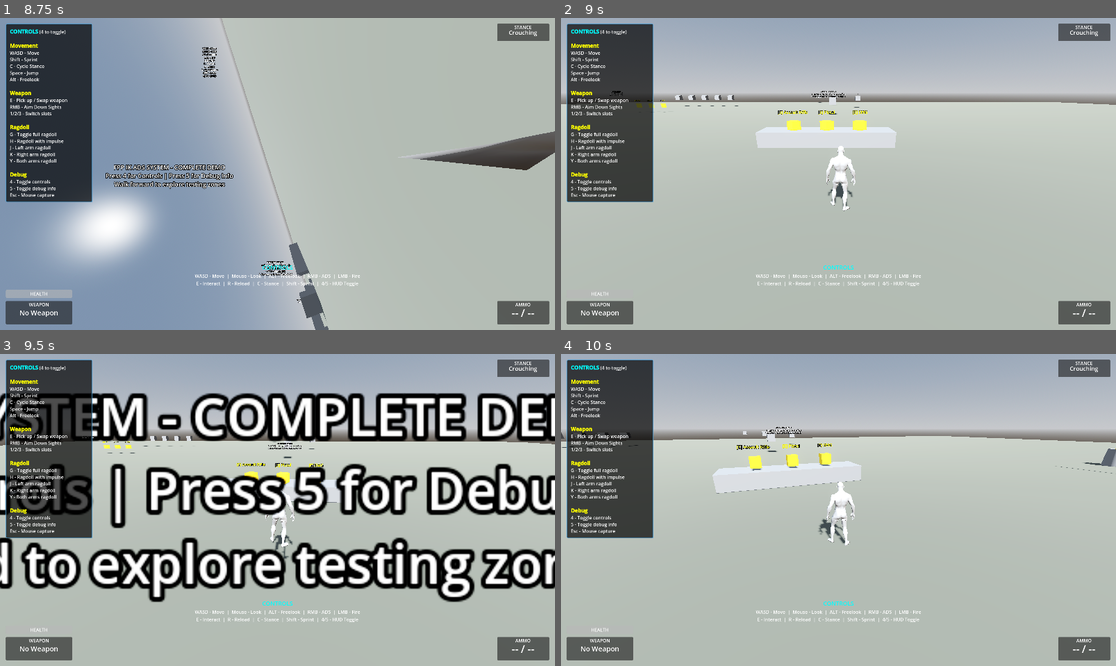
Above: before the commit, frames 1-4 (two rows, left to right).
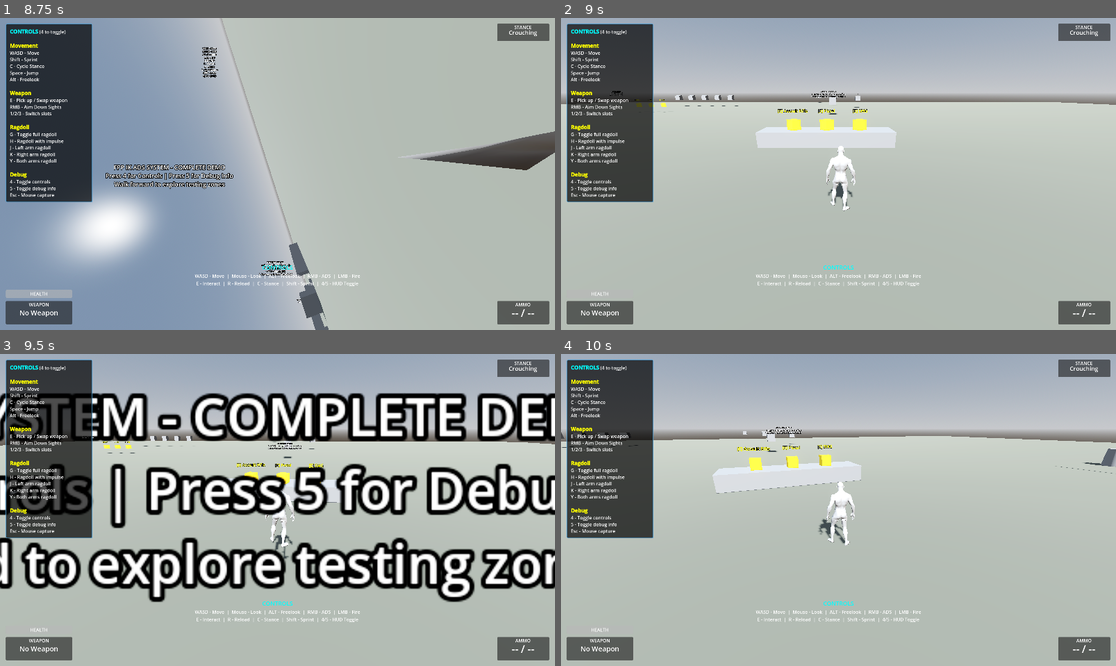
Above: after the commit, the same moments.

Repository: lmf-git/fpp-ik-ads
Game: Godot game, scene res://scenes/enhanced_demo.tscn
Same seed, same stepped clock (60 frames per second), same inputs: the game is played once before the commit and once after it.
Inputs (mouse positions are in pixels of both pictures, inside the frame that each line leads up to):
- Up to frame 1 (8.75 s): tap Enter at 0.5 s; move the mouse to (305, 174) at 0.52 s; hold W (move_forward) 0.53-5.78 s; tap E (interact) at 0.6, 1.55, 2.3, 3.05, 3.8, 4.35, 5.3, 6.05, 6.8, 7.55, 8.3 s; click (305, 174) at 0.67 s; tap Space (jump) at 0.77, 1.52, 3.02, 3.77, 4.52, 6.02, 6.77, 7.52 s; move the mouse to (249, 174) at 1.27 s; right-click (249, 174) at 1.35 s; move the mouse to (288, 167) at 2.02 s; tap C (crouch) at 2.1 s; move the mouse to (271, 180) at 2.77 s; click (271, 180) at 2.85 s; move the mouse to (316, 177) at 3.52 s; hold Alt (freelook) 3.53-4.28 s; move the mouse to (233, 170) at 4.27 s; move the mouse to (283, 174) at 5.02 s; hold Shift (sprint) 5.03-5.78 s; click (283, 174) at 5.17 s; move the mouse to (255, 167) at 5.77 s; hold D (move_right) 5.78-6.53 s; tap N at 5.85 s; move the mouse to (305, 174) at 6.52 s; hold W (move_forward) from 6.53 s (still down); tap I at 6.6 s; move the mouse to (249, 174) at 7.27 s; tap T at 7.35 s; click (249, 174) at 7.42 s; move the mouse to (288, 167) at 8.02 s; tap V at 8.1 s
- Up to frame 2 (9 s): move the mouse to (832, 180) at 8.77 s; release W (move_forward) at 8.78 s; hold A (move_left) from 8.78 s (still down); tap O at 8.85 s
- Up to frame 3 (9.5 s): keep holding A (move_left); tap Space (jump) at 9.02 s; tap E (interact) at 9.05 s
- Up to frame 4 (10 s): move the mouse to (877, 513) at 9.52 s; release A (move_left) at 9.53 s; hold W (move_forward) from 9.53 s (still down); tap B at 9.6 s; click (877, 513) at 9.67 s; tap Space (jump) at 9.77 s; tap E (interact) at 9.8 s

Frame 1 is identical in both runs. In frame 2, 0.2% of the frame differs, in the area x 13-56%, y 26-34%; in frame 3, less than 0.1%; in frame 4, 0.2%, in the area x 31-100%, y 28-38%.

Commit message:
Fix weapon pickup collision detection and add visual feedback
Collision Layer Fix (ROOT CAUSE):
- Weapon pickups now on collision layer 2 (was default layer 1)
- InteractionRay collision_mask changed from 3 to 2 (only detects layer 2)
- Prevents ray from hitting player body or environment
- Weapons now properly detected within 3 meter range

Visual Feedback System:
- Weapons change color when player looks at them
- Default: Yellow (1.0, 0.8, 0.0) with yellow emission
- In Range: Green (0.0, 1.0, 0.0) with green emission
- Character controller tracks current_interactable
- Calls set_in_range(true/false) when looking at/away from weapon
- Provides clear visual cue for interaction availability

Weapon Placement:
- Removed bobbing animation (no more sin wave y-position)
- Moved weapons to floor level: y=1.2 → y=0.5
- Weapons sit directly on ground, not floating
- Still rotate slowly for visibility

Changes:
- weapon_pickup.gd: Added set_in_range() and color system, removed bobbing
- weapon_pickup.tscn: Set collision_layer=2, collision_mask=0
- character_skeleton_player_refactored.tscn: InteractionRay collision_mask=2
- character_controller_main.gd: Track and notify current_interactable
- main_skeleton.tscn: All weapons at y=0.5 (floor level)

This should fix weapon pickup - ray will now detect weapons properly.

Diff:
--- a/scenes/character_skeleton_player_refactored.tscn
+++ b/scenes/character_skeleton_player_refactored.tscn
@@ -56,7 +56,7 @@
 transform = Transform3D(1, 0, 0, 0, 1, 0, 0, 0, 1, 0, 0, 0)
 enabled = true
 target_position = Vector3(0, 0, -3)
-collision_mask = 3
+collision_mask = 2
 collide_with_areas = true
 debug_shape_custom_color = Color(0, 1, 0, 1)
 
--- a/scenes/main_skeleton.tscn
+++ b/scenes/main_skeleton.tscn
@@ -66,22 +66,22 @@
 [node name="WeaponPickups" type="Node3D" parent="."]
 
 [node name="RiflePickup" parent="WeaponPickups" instance=ExtResource("2")]
-transform = Transform3D(1, 0, 0, 0, 1, 0, 0, 0, 1, 5, 1.2, -8)
+transform = Transform3D(1, 0, 0, 0, 1, 0, 0, 0, 1, 5, 0.5, -8)
 weapon_scene = ExtResource("3")
 weapon_name = "Assault Rifle"
 
 [node name="PistolPickup" parent="WeaponPickups" instance=ExtResource("2")]
-transform = Transform3D(1, 0, 0, 0, 1, 0, 0, 0, 1, -5, 1.2, -8)
+transform = Transform3D(1, 0, 0, 0, 1, 0, 0, 0, 1, -5, 0.5, -8)
 weapon_scene = ExtResource("4")
 weapon_name = "Pistol"
 
 [node name="SMGPickup" parent="WeaponPickups" instance=ExtResource("2")]
-transform = Transform3D(1, 0, 0, 0, 1, 0, 0, 0, 1, 0, 1.2, -12)
+transform = Transform3D(1, 0, 0, 0, 1, 0, 0, 0, 1, 0, 0.5, -12)
 weapon_scene = ExtResource("5")
 weapon_name = "SMG"
 
 [node name="RiflePickup2" parent="WeaponPickups" instance=ExtResource("2")]
-transform = Transform3D(1, 0, 0, 0, 1, 0, 0, 0, 1, 8, 1.2, -15)
+transform = Transform3D(1, 0, 0, 0, 1, 0, 0, 0, 1, 8, 0.5, -15)
 weapon_scene = ExtResource("3")
 weapon_name = "Assault Rifle"
 
--- a/scenes/weapon_pickup.tscn
+++ b/scenes/weapon_pickup.tscn
@@ -15,6 +15,8 @@
 size = Vector3(1, 1, 1)
 
 [node name="WeaponPickup" type="StaticBody3D"]
+collision_layer = 2
+collision_mask = 0
 script = ExtResource("1")
 
 [node name="MeshInstance3D" type="MeshInstance3D" parent="."]
--- a/scripts/character_controller_main.gd
+++ b/scripts/character_controller_main.gd
@@ -140,17 +140,37 @@
 
 ## ===== INTERACTION SYSTEM (like GTA's prompt system) =====
 
+var current_interactable: Node = null  # Track what we're currently looking at
+
 func _check_interactions() -> void:
 	if not interaction_ray or not interaction_ray.is_colliding():
+		# Clear current interactable
+		if current_interactable and current_interactable.has_method("set_in_range"):
+			current_interactable.set_in_range(false)
+		current_interactable = null
 		interaction_unavailable.emit()
 		return
 
 	var collider := interaction_ray.get_collider()
 	if collider and collider.is_in_group("interactable"):
+		# Notify new interactable
+		if collider != current_interactable:
+			# Clear previous
+			if current_interactable and current_interactable.has_method("set_in_range"):
+				current_interactable.set_in_range(false)
+			# Set new
+			current_interactable = collider
+			if current_interactable.has_method("set_in_range"):
+				current_interactable.set_in_range(true)
+
 		# Extract interaction prompt from the interactable object
 		var prompt: String = _get_interaction_prompt(collider)
 		interaction_available.emit(prompt)
 	else:
+		# Clear current interactable
+		if current_interactable and current_interactable.has_method("set_in_range"):
+			current_interactable.set_in_range(false)
+		current_interactable = null
 		interaction_unavailable.emit()
 
 ## Get interaction prompt text from an interactable object
--- a/scripts/weapon_pickup.gd
+++ b/scripts/weapon_pickup.gd
@@ -6,17 +6,19 @@
 @export var weapon_scene: PackedScene
 @export var weapon_name: String = "Weapon"
 @export var rotate_speed: float = 45.0  # Degrees per second
-@export var bob_amount: float = 0.1
-@export var bob_speed: float = 2.0
 
-var time: float = 0.0
-var original_y: float = 0.0
+var is_in_range: bool = false
 
 @onready var label: Label3D = $Label3D
+@onready var mesh_instance: MeshInstance3D = $MeshInstance3D
+
+# Colors
+const COLOR_DEFAULT := Color(1.0, 0.8, 0.0, 1.0)  # Yellow
+const COLOR_IN_RANGE := Color(0.0, 1.0, 0.0, 1.0)  # Green
+const EMISSION_DEFAULT := Color(1.0, 0.9, 0.3, 1.0)  # Yellow emission
+const EMISSION_IN_RANGE := Color(0.3, 1.0, 0.3, 1.0)  # Green emission
 
 func _ready():
-	original_y = position.y
-
 	# Add to interaction group
 	add_to_group("interactable")
 
@@ -25,10 +27,28 @@
 		label.text = "[E] %s" % weapon_name
 
 func _process(delta):
-	time += delta
-
 	# Rotate slowly
 	rotate_y(deg_to_rad(rotate_speed) * delta)
 
-	# Bob up and down
-	position.y = original_y + sin(time * bob_speed) * bob_amount
+## Called when player can interact with this weapon
+func set_in_range(in_range: bool) -> void:
+	if is_in_range == in_range:
+		return
+
+	is_in_range = in_range
+	_update_appearance()
+
+func _update_appearance() -> void:
+	if not mesh_instance:
+		return
+
+	var material := mesh_instance.get_surface_override_material(0) as StandardMaterial3D
+	if not material:
+		return
+
+	if is_in_range:
+		material.albedo_color = COLOR_IN_RANGE
+		material.emission = EMISSION_IN_RANGE
+	else:
+		material.albedo_color = COLOR_DEFAULT
+		material.emission = EMISSION_DEFAULT
